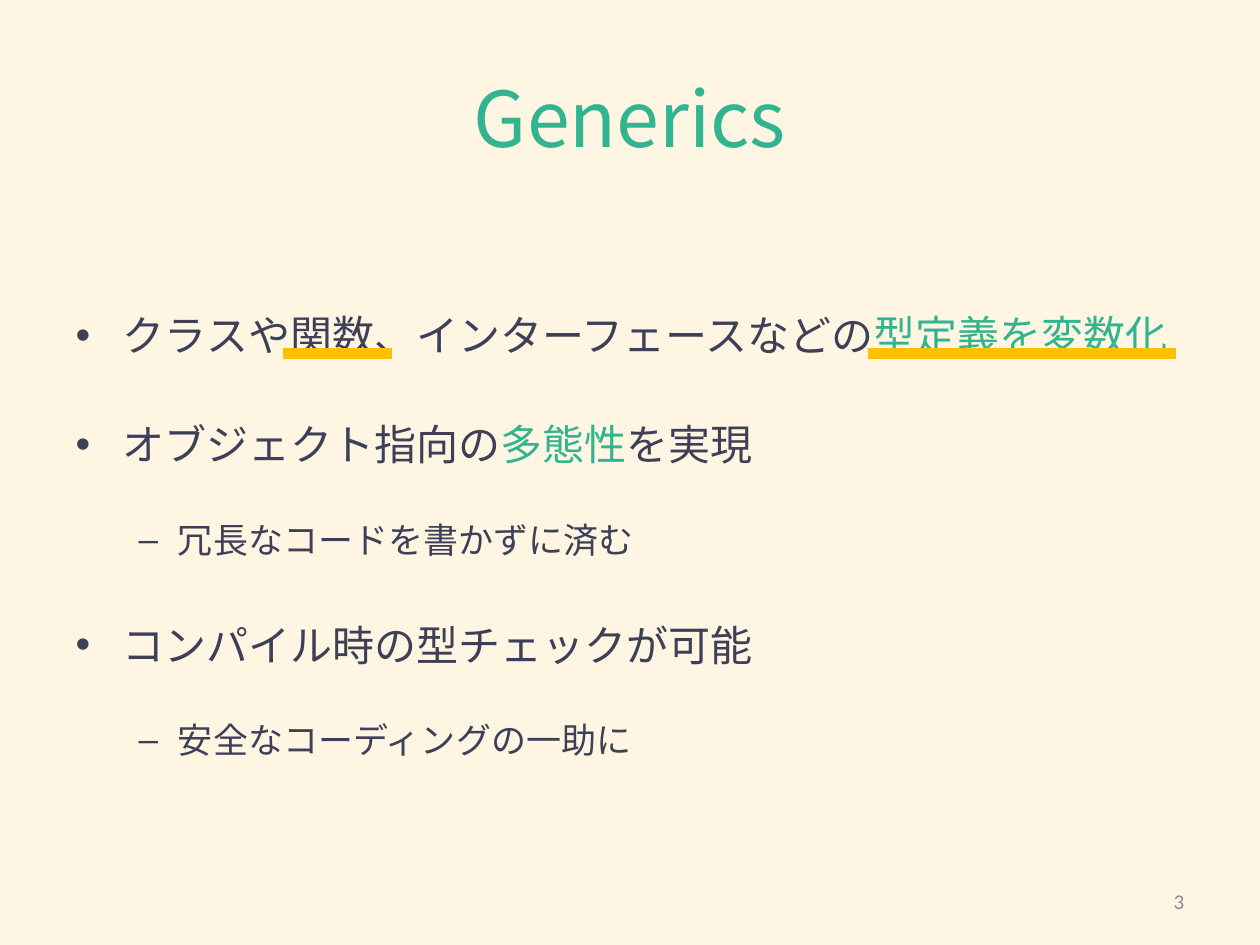
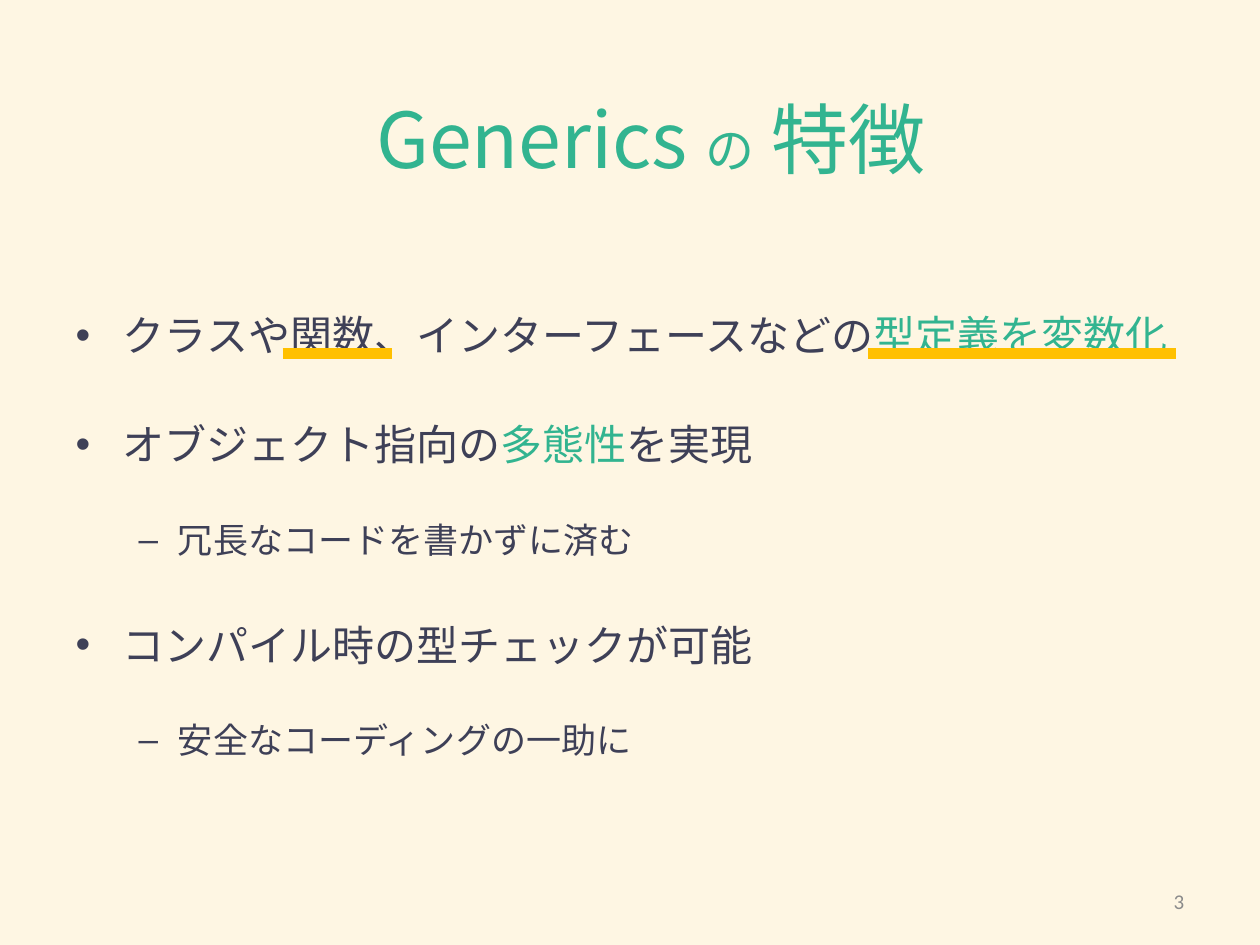
Before and after one commit to Hikari-Kubota/sandbox-todo-ts-angular, a slide deck: slide 3 of typescript/typescript_generics.pptx. Drawn at 1260x945 pixels with LibreOffice and Linux fonts; fonts in the diff are those of the drawing. Boxes give left, top, right and bottom in pixels: in the first picture for what was removed or moved away, otherwise in the second. Text is boxed around its words. In the diff, an @@ line names an element or a change of style, - is before the commit and + after.

```diff
--- a/typescript/typescript_generics.pptx
+++ b/typescript/typescript_generics.pptx
@@ title removed at (474,87,786,148) @@
-Generics
@@ text added at (376,103,926,174), 44 pt, text #32B490 @@
+Generics の 特徴
```
Also in this commit, not shown: 1 other slide changed, 1 other file.
